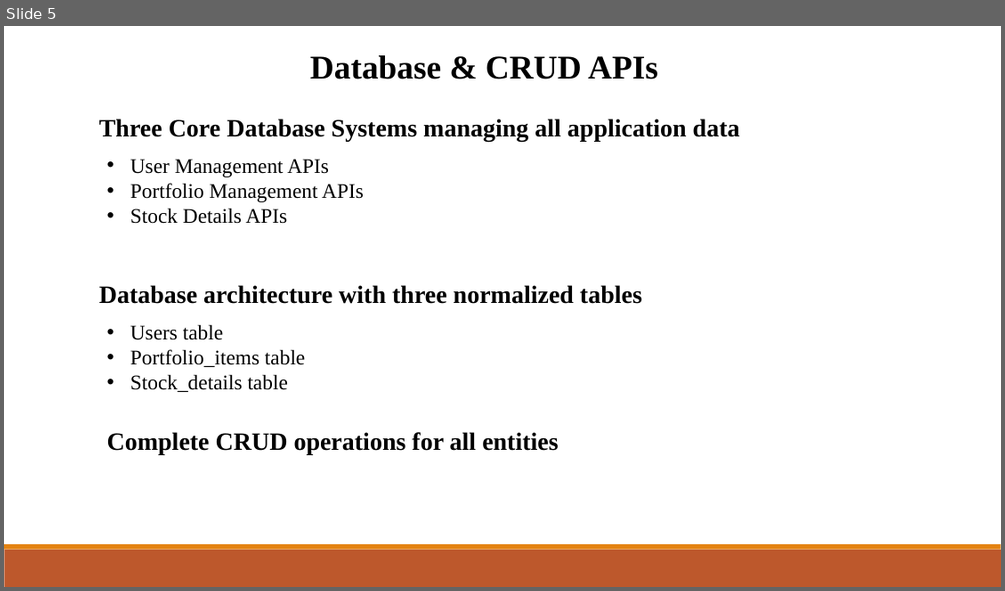
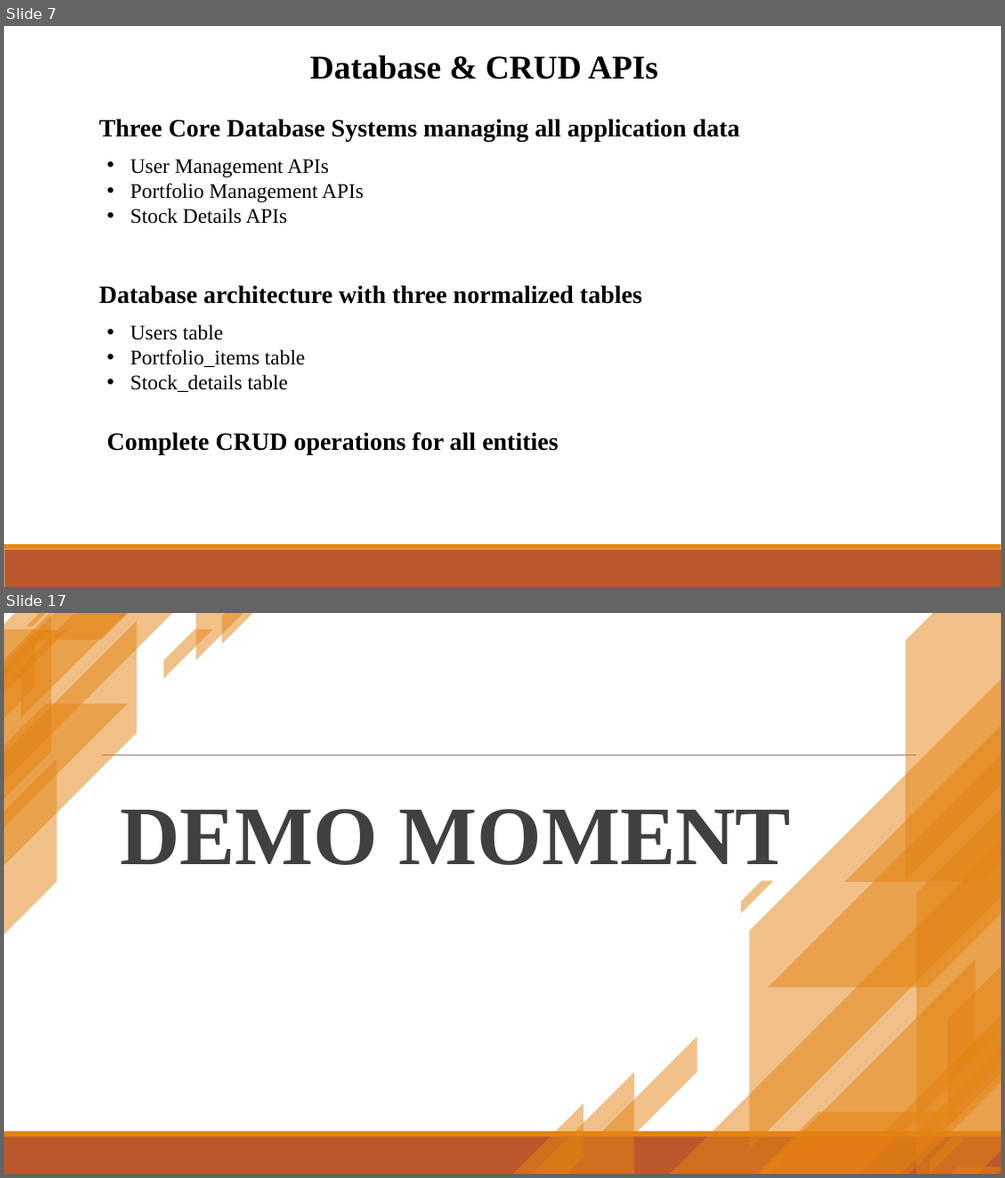
Before and after one commit to mimanchiou/seven, a slide deck: Final_ppt.pptx. Shown one above the other, each under a label of ours: slide 5 before the commit, slides 7 and 17 after it; the slides between them are not shown. The pictures are 1005x591 and 1005x1178 pixels, drawn with LibreOffice and Linux fonts; fonts in the diff are those of the drawing; background and template pictures are left out. Boxes give left, top, right and bottom in pixels: in the first picture for what was removed or moved away, otherwise in the second. Text is boxed around its words. In the diff, an @@ line names an element or a change of style, - is before the commit and + after.

```diff
--- a/Final_ppt.pptx
+++ b/Final_ppt.pptx
@@ slide 17 added at bbox=[4, 613, 1001, 1174], background picture (left out); not listed: 2 template elements that a slide beside it also shows @@
@@ group added at bbox=[4, 613, 268, 933]: 16 freeform shapes @@
@@ line added from (102, 755) to (917, 755), #808080 0.5 pt @@
@@ text added at bbox=[120, 809, 791, 865], 80 pt, text #404040, bold @@
+DEMO MOMENT
@@ group added at bbox=[493, 613, 1001, 1174]: 19 freeform shapes @@
@@ what was slide 5 is now slide 7 @@
```
Also in this commit, not shown: 4 slides changed, 11 other slides added, 10 slides removed.
